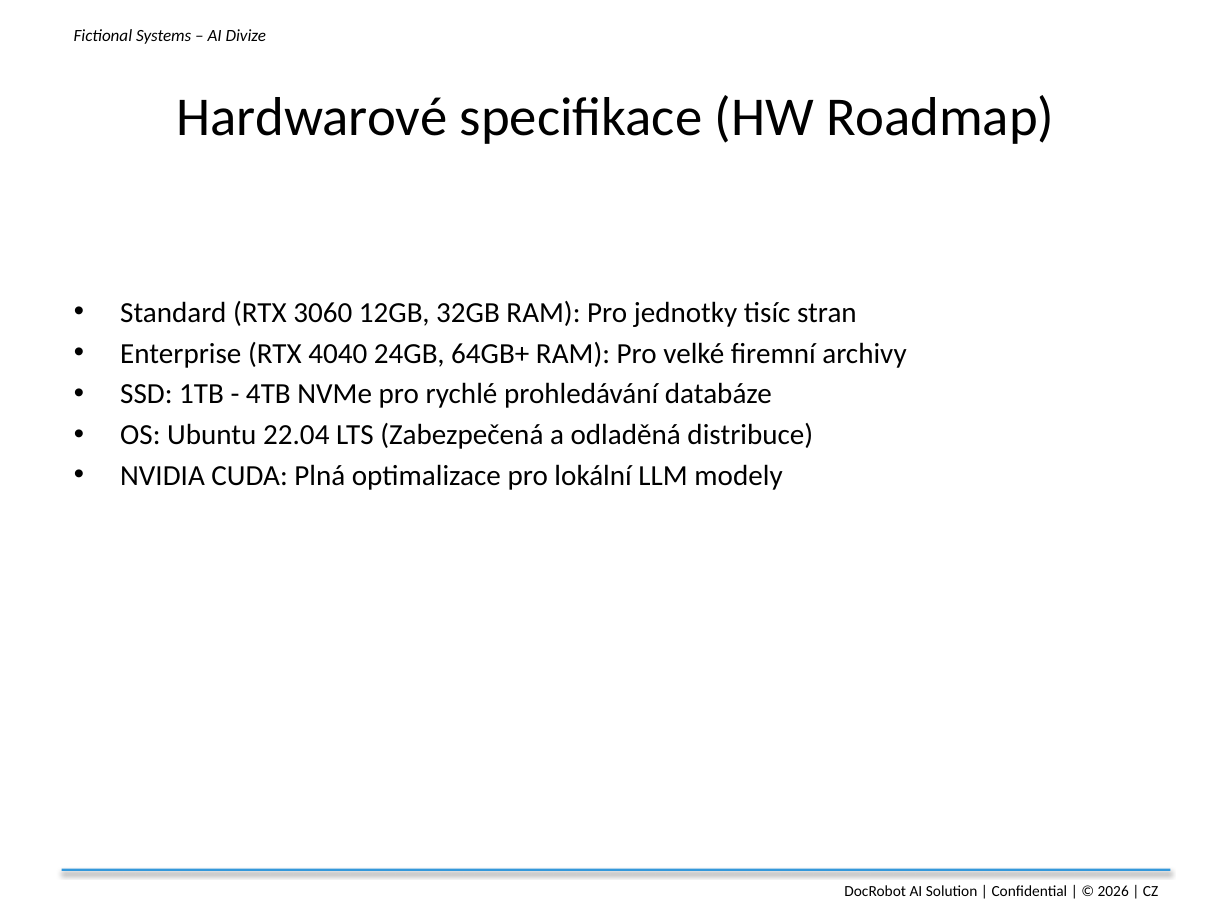
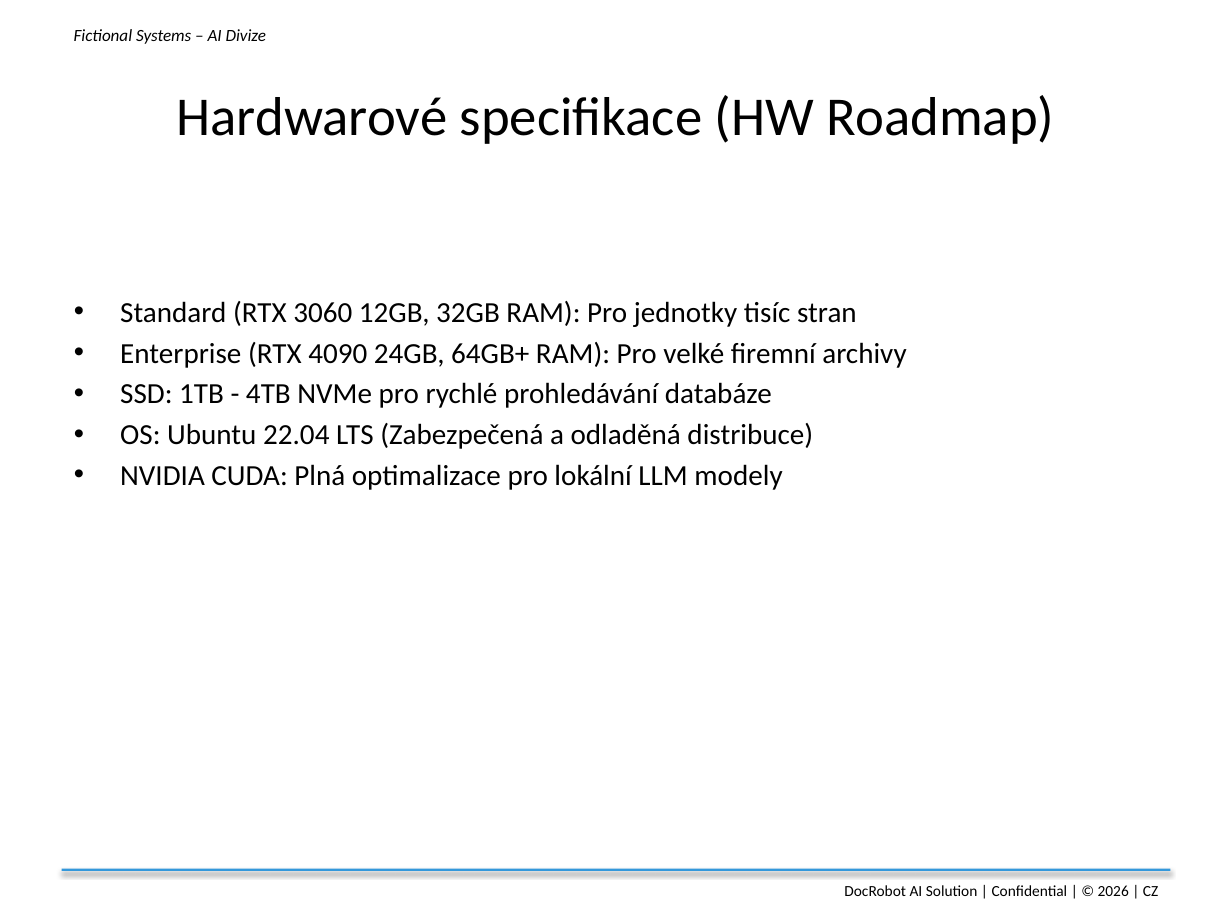
Before and after one commit to hrivnak/fictionalsystems, a slide deck: slide 10 of docs/DocRobot_Soukroma-AI_Analyza-Dokumentu-Firmy.pptx. Drawn at 1232x924 pixels with LibreOffice and Linux fonts; fonts in the diff are those of the drawing. Boxes give left, top, right and bottom in pixels: in the first picture for what was removed or moved away, otherwise in the second. Text is boxed around its words. In the diff, an @@ line names an element or a change of style, - is before the commit and + after.

```diff
--- a/docs/DocRobot_Soukroma-AI_Analyza-Dokumentu-Firmy.pptx
+++ b/docs/DocRobot_Soukroma-AI_Analyza-Dokumentu-Firmy.pptx
@@ text at [120,342,906,368]: text changed @@
-• Enterprise (RTX 4040 24GB, 64GB+ RAM): Pro velké firemní archivy
+• Enterprise (RTX 4090 24GB, 64GB+ RAM): Pro velké firemní archivy
```
Also in this commit, not shown: 3 other files.
